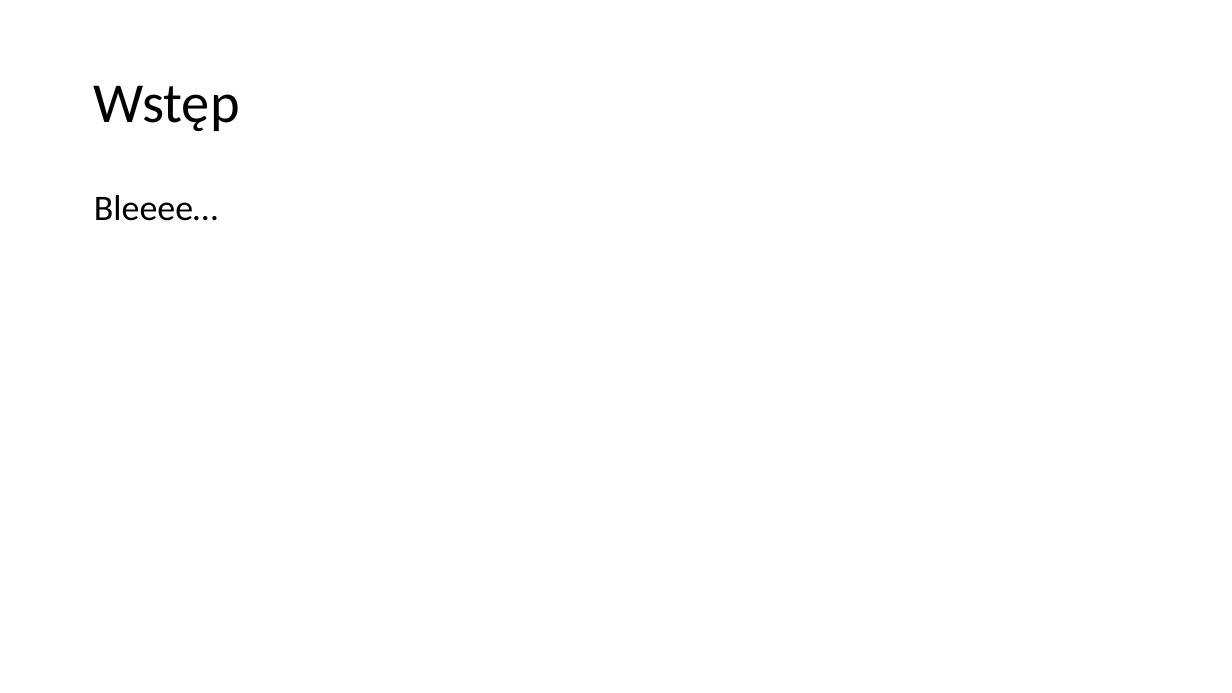
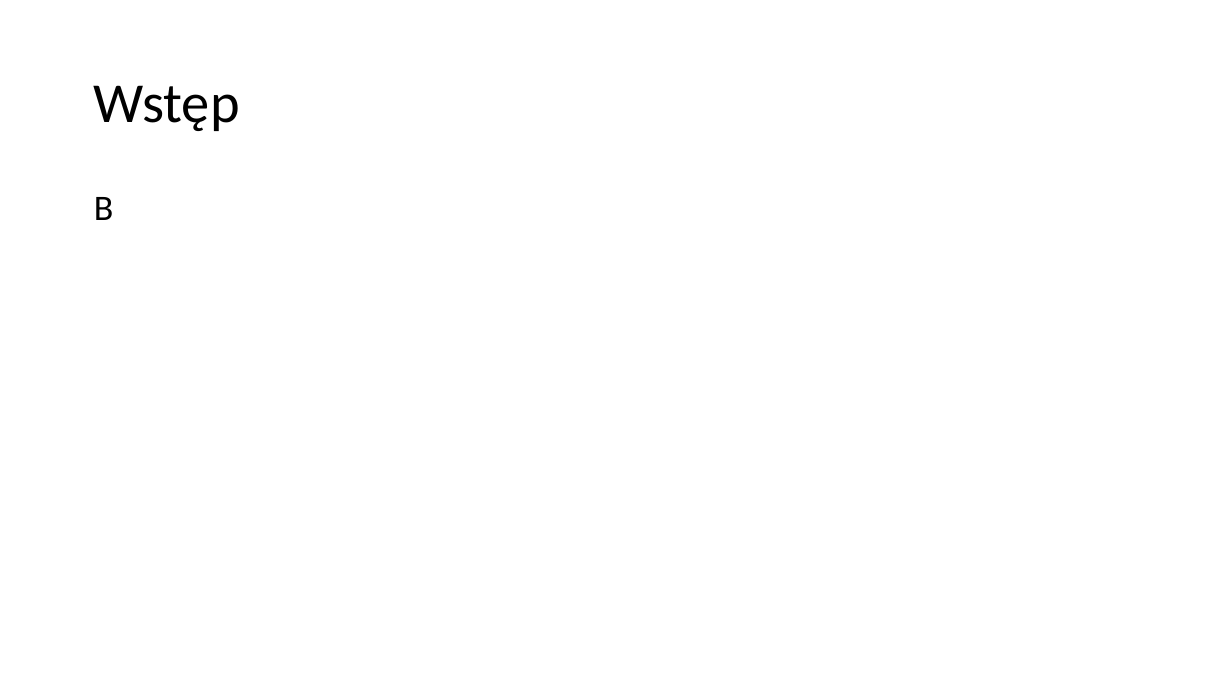
Before and after one commit to bjj-project/accommodation_announcements_documentation, a slide deck: slide 3 of accommodation_announcements_presentation.pptx. Drawn at 1232x693 pixels with LibreOffice and Linux fonts; fonts in the diff are those of the drawing. Boxes give left, top, right and bottom in pixels: in the first picture for what was removed or moved away, otherwise in the second. Text is boxed around its words. In the diff, an @@ line names an element or a change of style, - is before the commit and + after.

```diff
--- a/accommodation_announcements_presentation.pptx
+++ b/accommodation_announcements_presentation.pptx
@@ text at [94, 197, 114, 220]: text changed @@
-Bleeee…
+B
```
Also in this commit, not shown: 7 slides added.
